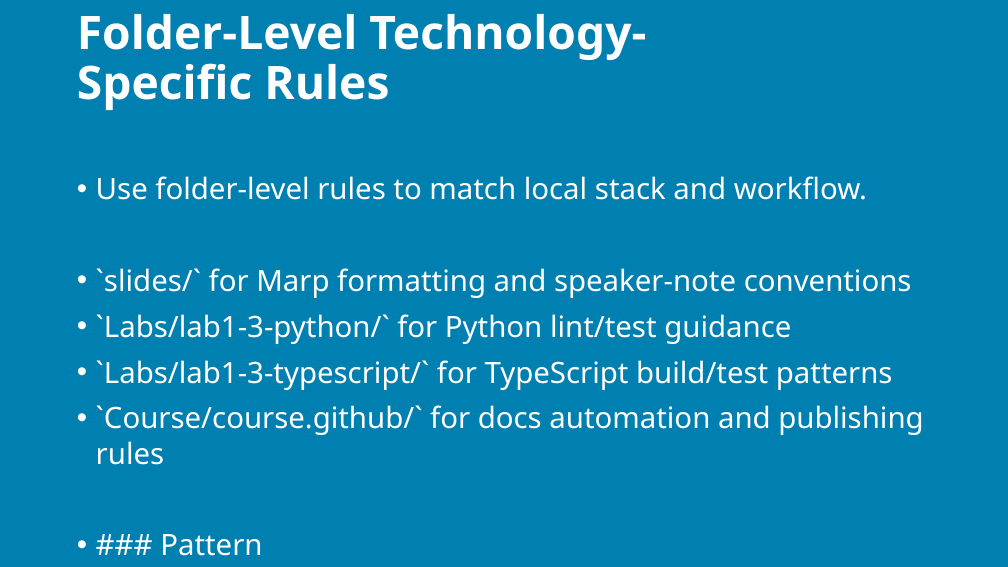
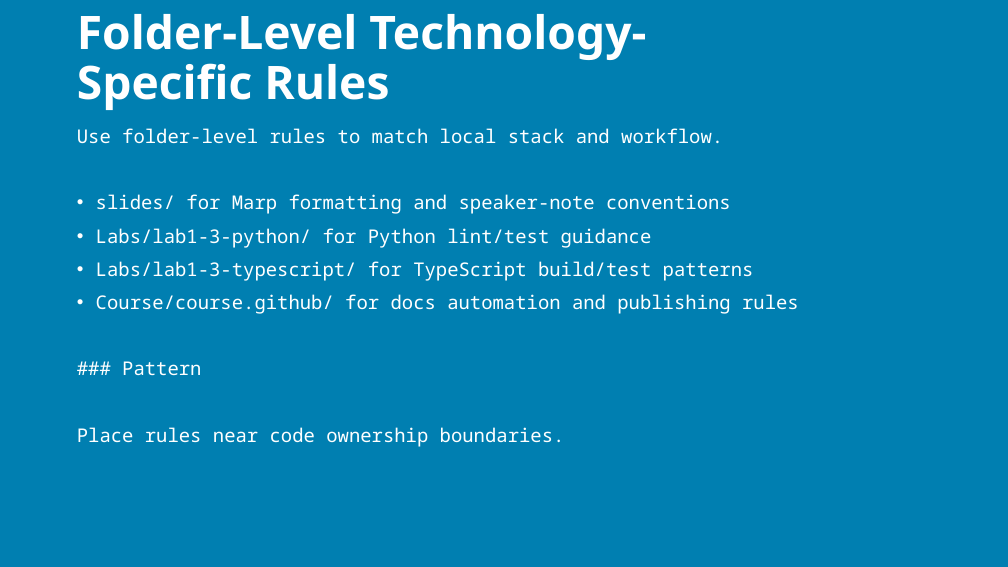
Before and after one commit to j0hnnymiller/AI-Assisted-Software-Development, a slide deck: slide 155 of slides/output/aiasd-311-monday-draft.pptx. Drawn at 1008x567 pixels with LibreOffice and Linux fonts; fonts in the diff are those of the drawing; background and template pictures are left out. Boxes give left, top, right and bottom in pixels: in the first picture for what was removed or moved away, otherwise in the second. Text is boxed around its words. In the diff, an @@ line names an element or a change of style, - is before the commit and + after.

Commit message:
feat: add markdown rendering regression coverage
Adds a dedicated markdown rendering regression deck with provenance
logs, wires it into the Monday manifest, extends generate_pptx.py
to handle more markdown inline styles and fenced code blocks, and
updates the generated Monday PPTX for validation.

```diff
--- a/slides/output/aiasd-311-monday-draft.pptx
+++ b/slides/output/aiasd-311-monday-draft.pptx
@@ text at (x1=77, y1=128, x2=723, y2=447): size 28 to 18 pt, font Noto Sans to Noto Sans Mono in "Use folder-level rules to match local stack ...", "### Pattern", "Place rules near code ownership boundaries."; bullet • to none @@
@@ text at (x1=96, y1=194, x2=799, y2=314): text changed; size 28 to 18 pt; font Noto Sans to Noto Sans Mono @@
-• `slides/` for Marp formatting and speaker-note conventions
-• `Labs/lab1-3-python/` for Python lint/test guidance
-• `Labs/lab1-3-typescript/` for TypeScript build/test patterns
-• `Course/course.github/` for docs automation and publishing rules
+• slides/ for Marp formatting and speaker-note conventions
+• Labs/lab1-3-python/ for Python lint/test guidance
+• Labs/lab1-3-typescript/ for TypeScript build/test patterns
+• Course/course.github/ for docs automation and publishing rules
```
Also in this commit, not shown: 151 other slides changed, 10 slides added, 1 slide removed, 5 other files.
